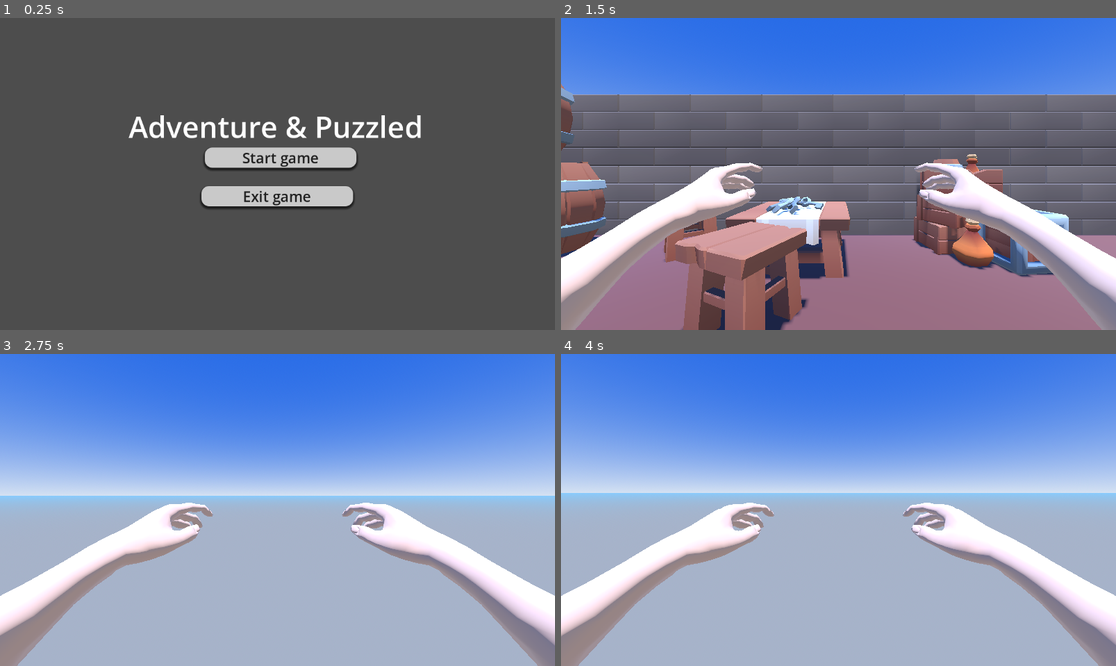
Above: before the commit, frames 1-4 (two rows, left to right).
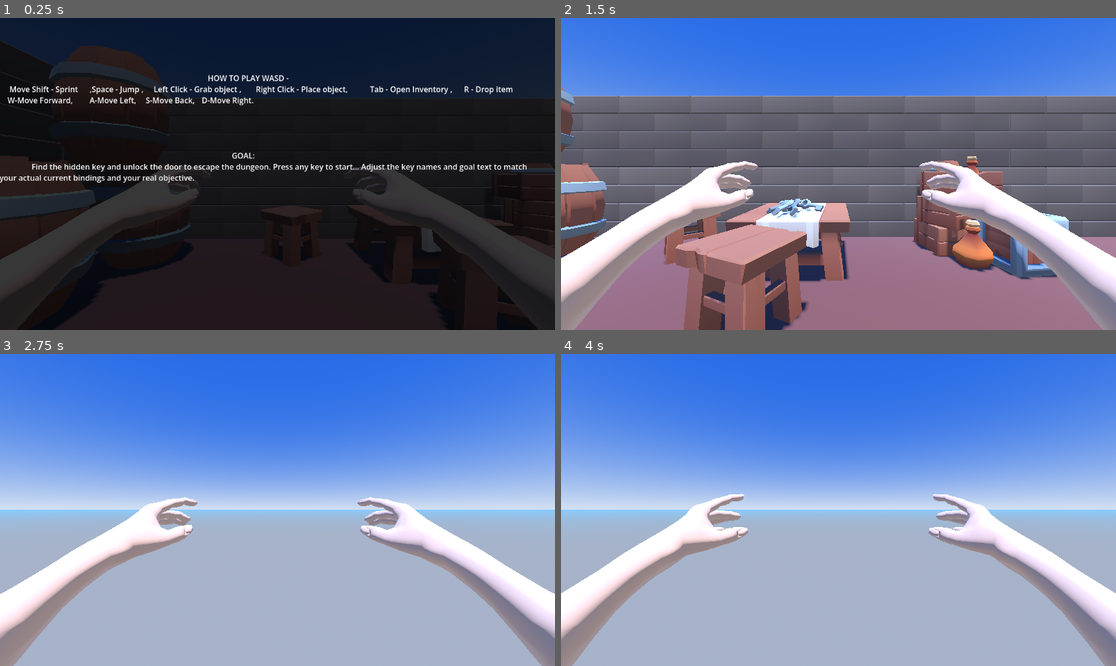
Above: after the commit, the same moments.

Repository: zaria002B/project
Game: Godot game, scene res://scenes/level_1.tscn
The game is run twice, just before and just after one commit, with the same random seed, the same clock (stepped at 60 frames per second) and the same inputs. Before the commit the project starts from res://scenes/main_menu.tscn.
Inputs (mouse positions are in pixels of both pictures, inside the frame that each line leads up to):
- Up to frame 1 (0.25 s): no input
- Up to frame 2 (1.5 s): click (844, 158) at 0.5 s, where only the run before the commit has a clickable "Start game"; tap Enter at 1.25 s; move the mouse to (960, 158) at 1.27 s; hold D (right) from 1.28 s (still down); tap F (freefly) at 1.35 s; click (960, 158) at 1.42 s
- Up to frame 3 (2.75 s): tap Space (jump) at 1.52, 2.27 s; move the mouse to (249, 510) at 2.02 s; release D (right) at 2.03 s; hold W (up) from 2.03 s (still down); right-click (249, 510) at 2.1 s; click (249, 510) at 2.17 s
- Up to frame 4 (4 s): keep holding W (up); move the mouse to (849, 503) at 2.77 s; click (849, 503) at 2.85 s; move the mouse to (832, 516) at 3.52 s; tap Shift (sprint) at 3.6 s; click (832, 516) at 3.67 s; tap Space (jump) at 3.77 s

The runs differ from the first frame. In frame 1, 95% of the frame differs, in the area x 0-100%, y 0-100%; in frame 2, 11%; in frame 3, 21%; in frame 4, 28%.

Commit message:
commited

Diff:
--- a/project.godot
+++ b/project.godot
@@ -15,7 +15,7 @@
 [application]
 
 config/name="dark"
-run/main_scene="uid://b675ear2gsr45"
+run/main_scene="uid://b1oanne1u8r4m"
 config/features=PackedStringArray("4.7", "Forward Plus")
 config/icon="res://icon.svg"
 
--- /dev/null
+++ b/scenes/instruction_ui.gd
@@ -0,0 +1,20 @@
+extends Control
+
+@onready var player: CharacterBody3D = $"../../ProtoController"
+
+
+func _ready() -> void:
+	visible = true
+	player.can_move = false
+	Input.set_mouse_mode(Input.MOUSE_MODE_VISIBLE)
+
+
+func _unhandled_input(event: InputEvent) -> void:
+	if visible and event is InputEventKey and event.pressed:
+		start_game()
+
+
+func start_game() -> void:
+	visible = false
+	player.can_move = true
+	player.capture_mouse()
--- a/scenes/instruction_ui.tscn
+++ b/scenes/instruction_ui.tscn
@@ -1,4 +1,6 @@
 [gd_scene format=3 uid="uid://bdpet3fry2g2i"]
+
+[ext_resource type="Script" uid="uid://c1626r837aefc" path="res://scenes/instruction_ui.gd" id="1_yrumf"]
 
 [node name="InstructionUi" type="Control" unique_id=1975162411]
 layout_mode = 3
@@ -17,6 +19,7 @@
 anchor_bottom = 1.0
 grow_horizontal = 2
 grow_vertical = 2
+script = ExtResource("1_yrumf")
 
 [node name="ColorRect" type="ColorRect" parent="Control" unique_id=679330236]
 layout_mode = 1
@@ -34,3 +37,17 @@
 anchor_bottom = 1.0
 grow_horizontal = 2
 grow_vertical = 2
+text = "
+
+
+
+
+																										HOW TO PLAY WASD -
+	 Move Shift - Sprint    	 ,Space - Jump ,   	 Left Click - Grab object ,		Right Click - Place object,			 Tab - Open Inventory ,		R - Drop item
+	W-Move Forward,		 A-Move Left,	 S-Move Back,	 D-Move Right.
+
+
+
+
+																													GOAL:
+		        Find the hidden key and unlock the door to escape the dungeon. Press any key to start... Adjust the key names and goal text to match 					                                                               your actual current bindings and your real objective."
--- a/scenes/level_1.tscn
+++ b/scenes/level_1.tscn
@@ -9,6 +9,7 @@
 [ext_resource type="PackedScene" uid="uid://6voev4udxest" path="res://scenes/table_small.tscn" id="4_fcfvj"]
 [ext_resource type="PackedScene" uid="uid://6gghg328632f" path="res://scenes/barrel.tscn" id="5_pa8r4"]
 [ext_resource type="PackedScene" uid="uid://dcf6oimr68n3k" path="res://scenes/keyring.tscn" id="6_fcfvj"]
+[ext_resource type="PackedScene" uid="uid://bdpet3fry2g2i" path="res://scenes/instruction_ui.tscn" id="10_2y5yt"]
 
 [sub_resource type="ProceduralSkyMaterial" id="ProceduralSkyMaterial_fvach"]
 sky_top_color = Color(0.14492932, 0.40967077, 0.9044294, 1)
@@ -118,3 +119,5 @@
 
 [node name="keyring" parent="." unique_id=1780419509 instance=ExtResource("6_fcfvj")]
 transform = Transform3D(1, 0, 0, 0, 1, 0, 0, 0, 1, -1.9470563, 1.5198749, -3.5258207)
+
+[node name="InstructionUi" parent="." unique_id=1975162411 instance=ExtResource("10_2y5yt")]
Not shown, added: scenes/instruction_ui.gd.uid
